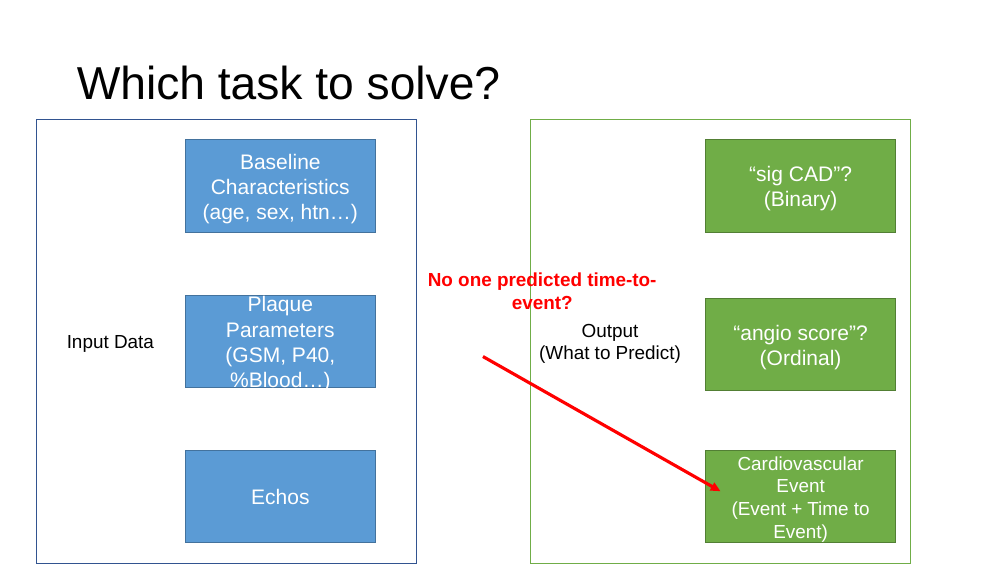
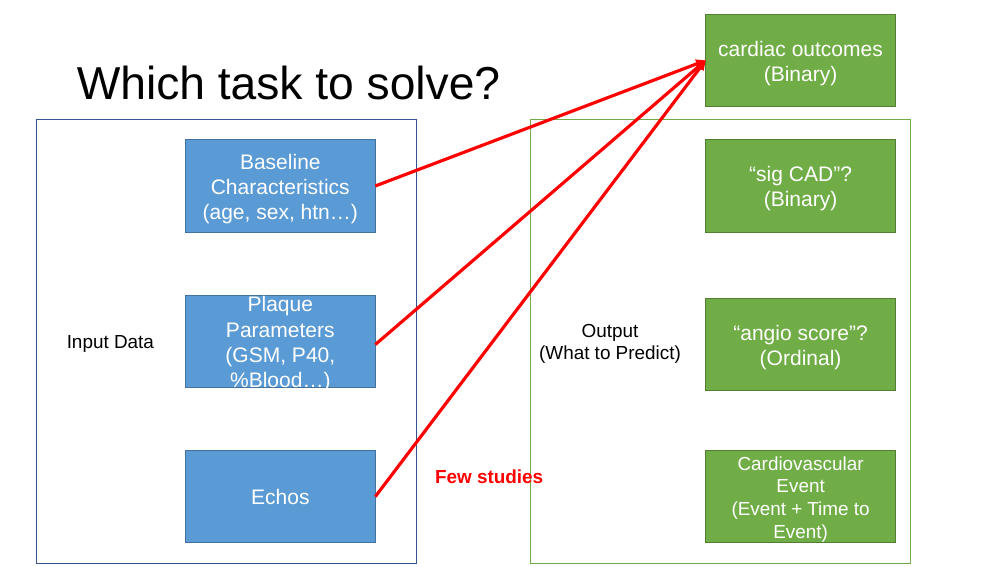
Before and after one commit to ricky-hu/carotid, a slide deck: slide 9 of mar2update.pptx (slide 8 before the commit). Drawn at 1008x567 pixels with LibreOffice and Linux fonts; fonts in the diff are those of the drawing. Boxes give left, top, right and bottom in pixels: in the first picture for what was removed or moved away, otherwise in the second. Text is boxed around its words. In the diff, an @@ line names an element or a change of style, - is before the commit and + after.

```diff
--- a/mar2update.pptx
+++ b/mar2update.pptx
@@ rectangle added at [706, 14, 895, 107], fill #70AD47, outline #538035 1 pt, 20 pt, text #FFFFFF @@
+cardiac outcomes
+(Binary)
@@ arrow added from (376, 497) to (706, 60), #FF0000 3 pt @@
@@ arrow added from (376, 345) to (706, 60), #FF0000 3 pt @@
@@ arrow added from (376, 186) to (706, 60), #FF0000 3 pt @@
@@ text removed at [428, 272, 656, 313] @@
-No one predicted time-to-event?
@@ arrow removed from (483, 357) to (721, 492) @@
@@ text added at [435, 469, 543, 488], 18 pt, text #FF0000, bold @@
+Few studies
```
Also in this commit, not shown: 2 other slides changed, 15 slides added, 7 slides removed, 1 other file.
